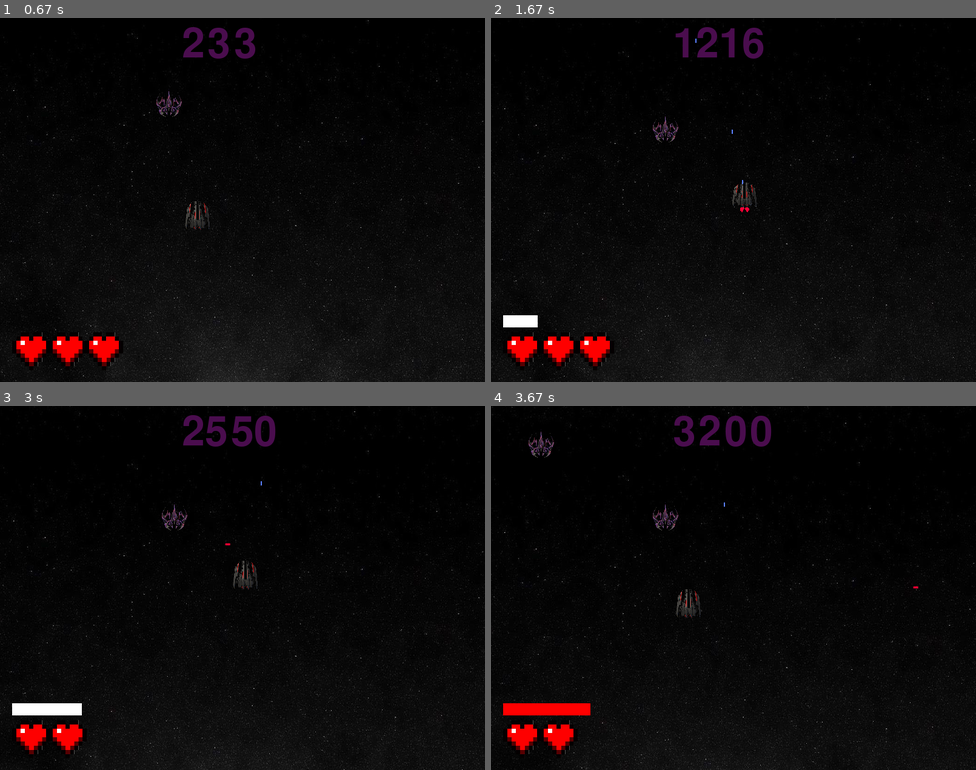
Above: before the commit, frames 1-4 (two rows, left to right).
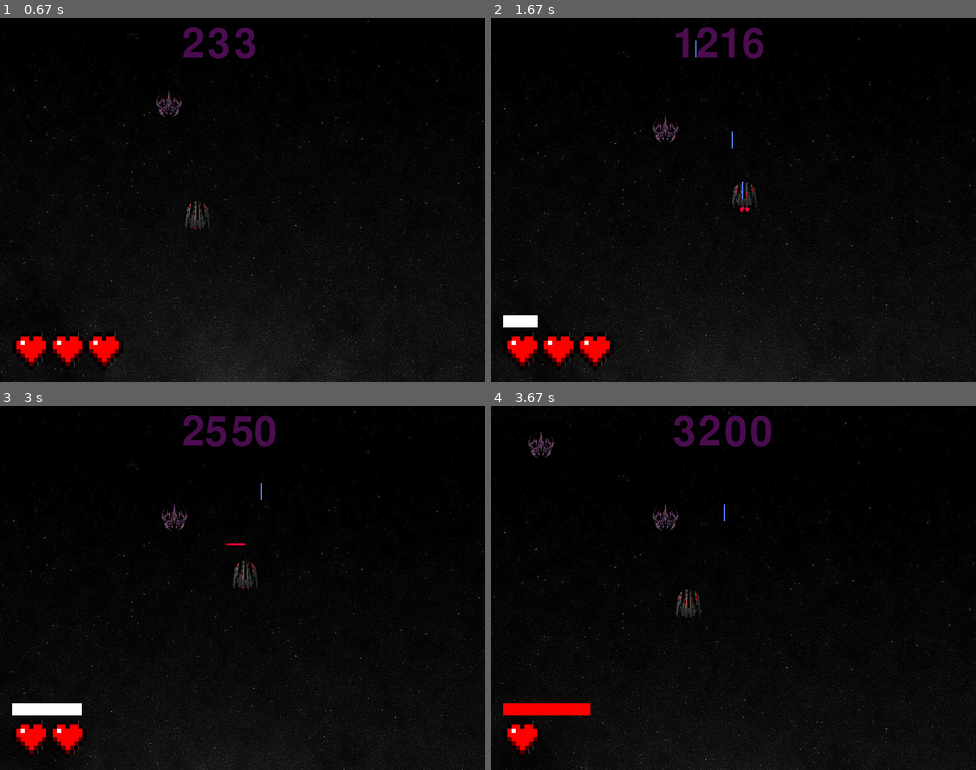
Above: after the commit, the same moments.

Repository: tofu18/pygameProject
Game: pygame game, started from main.py
Same seed, same stepped clock (60 frames per second), same inputs: the game is played once before the commit and once after it.
Inputs (mouse positions are in pixels of both pictures, inside the frame that each line leads up to):
- Up to frame 1 (0.67 s): click (106, 200) at 0.38 s
- Up to frame 2 (1.67 s): tap Space at 0.67, 1.07, 1.37, 1.57 s; hold Right 1-1.47 s; hold Up from 1.5 s (still down)
- Up to frame 3 (3 s): release Up at 1.8 s; hold Right 1.83-2.3 s; tap Space at 1.9, 2.2, 2.4, 2.7, 2.97 s; hold Left 2.33-2.87 s; hold Down from 2.9 s (still down)
- Up to frame 4 (3.67 s): release Down at 3.2 s; hold Left 3.23-3.63 s; tap Space at 3.3, 3.6 s

Frame 1 is identical in both runs. In frame 2, less than 0.1% of the frame differs, in the area x 42-52%, y 5-50%; in frame 3, less than 0.1%; in frame 4, 0.4%, in the area x 10-89%, y 26-96%.

Commit message:
long bullets patch

Diff:
--- a/main.py
+++ b/main.py
@@ -227,8 +227,8 @@
 
 
 class Bullet(pygame.sprite.Sprite):
-    image = pygame.transform.scale(load_image('bullet.png'), (4, 9))
-    image2 = pygame.transform.scale(load_image('bullet2.png'), (4, 9))
+    image = pygame.transform.scale(load_image('bullet.png'), (4, 35))
+    image2 = pygame.transform.scale(load_image('bullet2.png'), (4, 35))
 
     def __init__(self, x, y, group, x1, y1):
         super().__init__(all_sprites, group)
